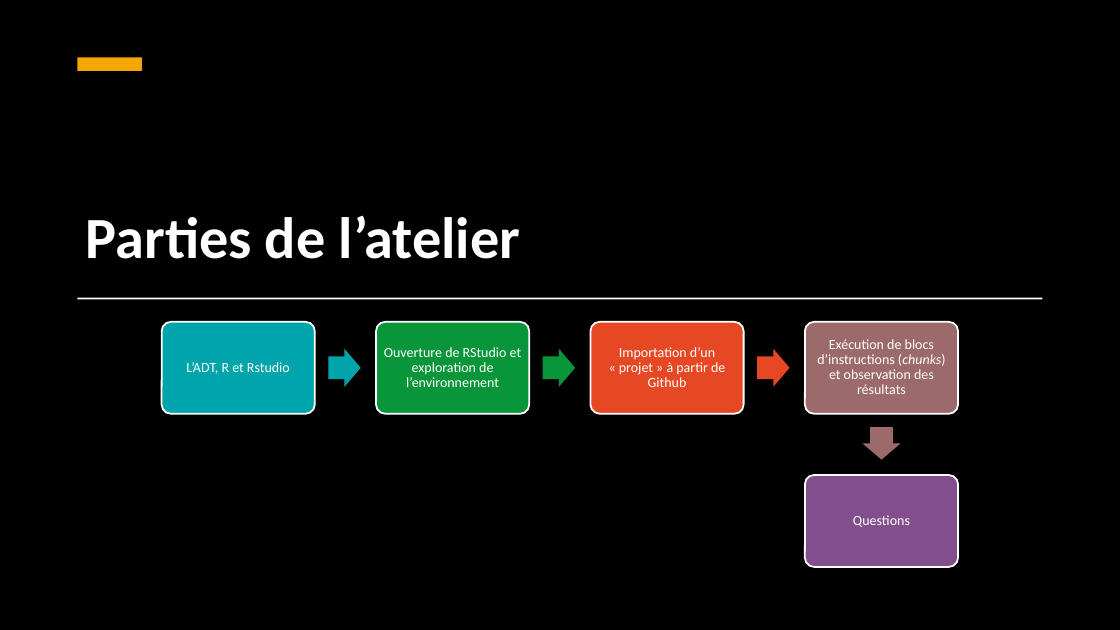
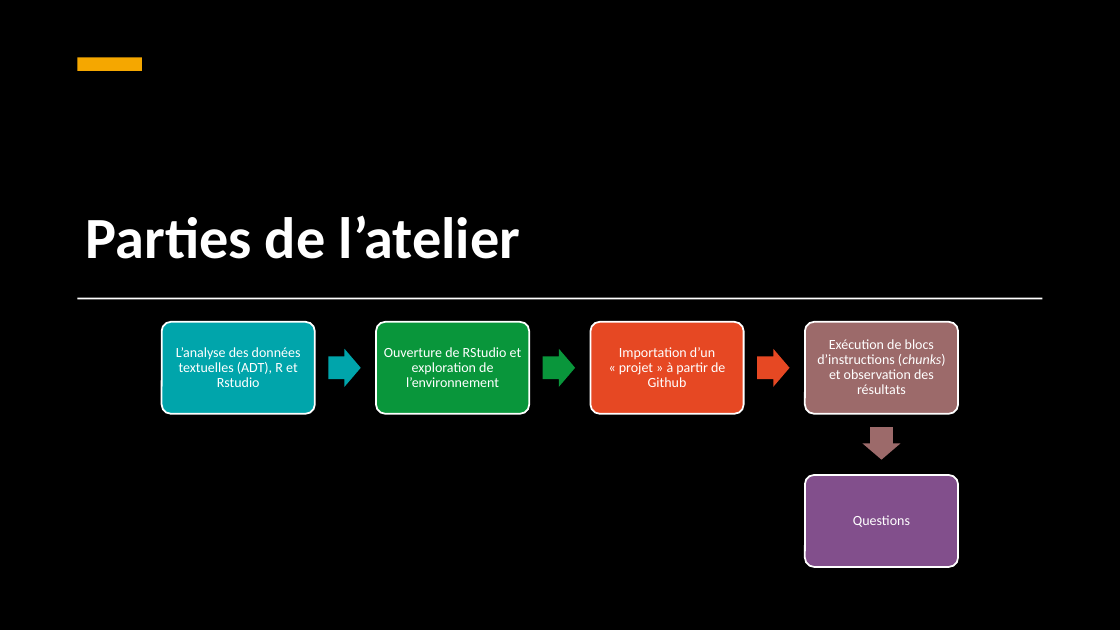
Before and after one commit to pbriss7/20230223_PB_atelier_ladirec_exploration_textes_R, a slide deck: slide 4 of Introduction_EDA_R.pptx (slide 3 before the commit). Drawn at 1120x630 pixels with LibreOffice and Linux fonts; fonts in the diff are those of the drawing. Boxes give left, top, right and bottom in pixels: in the first picture for what was removed or moved away, otherwise in the second. Text is boxed around its words. In the diff, an @@ line names an element or a change of style, - is before the commit and + after.

```diff
--- a/Introduction_EDA_R.pptx
+++ b/Introduction_EDA_R.pptx
@@ text at bbox=[176, 347, 301, 387]: text changed @@
-L’ADT, R et Rstudio
+L’analyse des données textuelles (ADT), R et Rstudio
```
Also in this commit, not shown: 2 other slides changed, 1 slide added, 1 other file.
